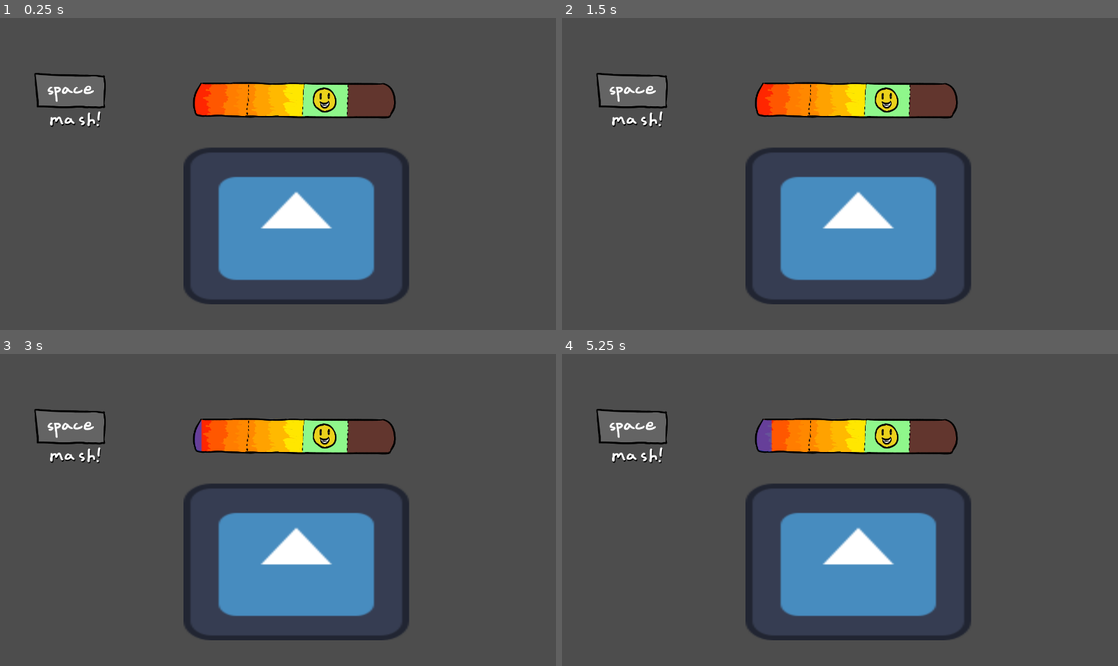
Above: before the commit, frames 1-4 (two rows, left to right).
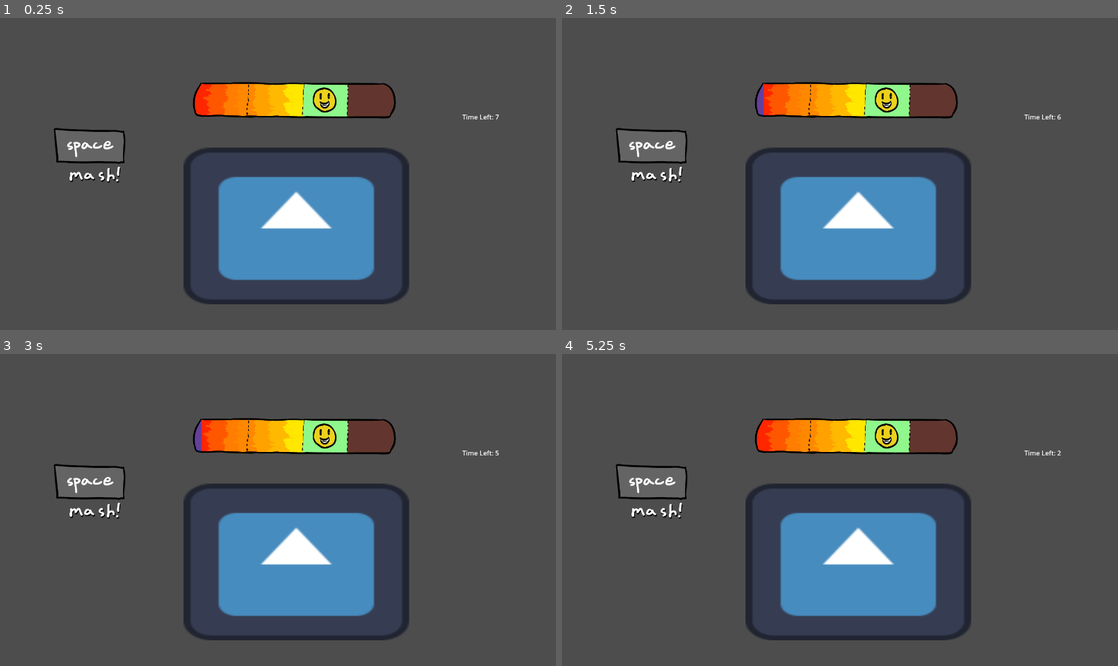
Above: after the commit, the same moments.

Repository: yanalex981/Tasty-Treads
Game: Godot game, scene res://Scenes/Microgames/OvenMicrogame.tscn
Same seed, same stepped clock (60 frames per second), same inputs: the game is played once before the commit and once after it. This scene is started directly instead of the project's main scene. The engine's default icon, where the game draws it, is replaced by a stand-in: a white triangle on a blue panel in a dark square.
Inputs:
- Up to frame 1 (0.25 s): no input
- Up to frame 2 (1.5 s): tap Enter at 0.5 s; hold D (right) 0.53-1.28 s; tap Space (interact) at 0.6, 1.25, 1.35 s; hold S (down) from 1.28 s (still down)
- Up to frame 3 (3 s): tap Enter at 2 s; release S (down) at 2.03 s; hold D (right) 2.03-2.78 s; tap Space (interact) at 2.1, 2.75, 2.85 s; hold W (up) from 2.78 s (still down)
- Up to frame 4 (5.25 s): tap Enter at 3.5 s; release W (up) at 3.53 s; hold A (left) 3.53-5.03 s; tap Space (interact) at 3.6, 4.25, 4.35, 5.1 s; hold S (down) from 5.03 s (still down)

The runs differ from the first frame. In frame 1, 1.1% of the frame differs, in the area x 6-90%, y 17-53%; in frame 2, 1.2%; in frame 3, 1.1%; in frame 4, 1.4%.

Commit message:
Added mashing logic. Oven game now functional.

Diff:
--- a/Scenes/Microgames/OvenMicrogame.tscn
+++ b/Scenes/Microgames/OvenMicrogame.tscn
@@ -7,7 +7,7 @@
 [ext_resource type="Texture2D" uid="uid://bpfv22do8kf4e" path="res://Assets/Microgames/Minigame UI/ovenBarFrame.png" id="4_45k3y"]
 [ext_resource type="Texture2D" uid="uid://chnslkw126ecb" path="res://Assets/Microgames/Minigame UI/ovenBarProgress.png" id="5_052ct"]
 [ext_resource type="Script" path="res://Scripts/Microgames/Oven/BakeLevelBar.gd" id="6_whq85"]
-[ext_resource type="PackedScene" uid="uid://b40hsr1ha8rgd" path="res://Scenes/Microgames/TimerLabel.tscn" id="8_r8dqy"]
+[ext_resource type="Script" path="res://Scripts/Microgames/TimerLabel.gd" id="8_peoba"]
 
 [node name="OvenMicrogame" type="Node2D"]
 script = ExtResource("1_uo1gh")
@@ -38,7 +38,7 @@
 one_shot = true
 
 [node name="Controls" type="Sprite2D" parent="UI"]
-position = Vector2(176, 184)
+position = Vector2(224, 320)
 scale = Vector2(0.66, 0.66)
 texture = ExtResource("3_qpd2i")
 
@@ -68,8 +68,17 @@
 offset_bottom = 250.0
 text = "Finished!"
 
-[node name="TimerLabel" parent="UI" instance=ExtResource("8_r8dqy")]
-layout_mode = 0
+[node name="TimerLabel" type="Label" parent="UI"]
+offset_left = 1136.0
+offset_top = 232.0
+offset_right = 1176.0
+offset_bottom = 255.0
+script = ExtResource("8_peoba")
 num_seconds = 8
 
+[node name="GameTimer" type="Timer" parent="UI/TimerLabel"]
+one_shot = true
+autostart = true
+
 [connection signal="timeout" from="UI/BakeLevelBar/LullTimer" to="UI/BakeLevelBar" method="_on_lull_timer_timeout"]
+[connection signal="timeout" from="UI/TimerLabel/GameTimer" to="." method="_on_game_timer_timeout"]
--- a/Scripts/Microgames/Oven/BakeLevelBar.gd
+++ b/Scripts/Microgames/Oven/BakeLevelBar.gd
@@ -2,10 +2,19 @@
 
 @onready var lull_timer = $LullTimer
 
+var mashing = false
+var fill_rate = 3
+var deplete_rate = 0.8
 
 func _process(delta):
 	if Input.is_action_just_pressed("interact"):
-		value += 1
+		mashing = true
+		value += fill_rate
+		lull_timer.start(0.12)
+
+	if !mashing and value > 0:
+		value -= deplete_rate
+
 
 func _on_lull_timer_timeout():
-	pass
+	mashing = false
--- a/Scripts/Microgames/Oven/OvenMicrogame.gd
+++ b/Scripts/Microgames/Oven/OvenMicrogame.gd
@@ -4,8 +4,8 @@
 @onready var end_display = $UI/EndUI
 
 var score = 0
+var bake_metric = [0, 29, 55, 76, 100] # 55 to 76 is perfect
 signal game_ended(results)
-
 
 func _on_game_timer_timeout():
 	# show the game ended
@@ -13,6 +13,15 @@
 	get_tree().paused = true
 
 	# evaluate score
+	var b = bake_level.value
+	if b >= bake_metric[0] && b < bake_metric[1]:
+		score = 0
+	elif b >= bake_metric[1] && b < bake_metric[2]:
+		score = 50
+	elif b >= bake_metric[2] && b < bake_metric[3]:
+		score = 100
+	else:
+		score = 25
 	print(score)
 	emit_signal("game_ended", score)
 
--- a/Scripts/Microgames/Stir/StirHand.gd
+++ b/Scripts/Microgames/Stir/StirHand.gd
@@ -7,12 +7,14 @@
 var sequence_tracker = []
 var num_rounds = 0
 var keys_pressed = 0
+var progress_step = 0
 
 signal completed
 
+func _ready():
+	progress_step = progress_bar.max_value / TOTAL_ROUNDS / SEQUENCE.size()
+
 func _process(delta):
-	var progress_step = progress_bar.max_value / TOTAL_ROUNDS / SEQUENCE.size()
-
 	if Input.is_action_just_pressed("up") && sequence_tracker.is_empty():
 		sequence_tracker.append("up")
 		keys_pressed = 1
